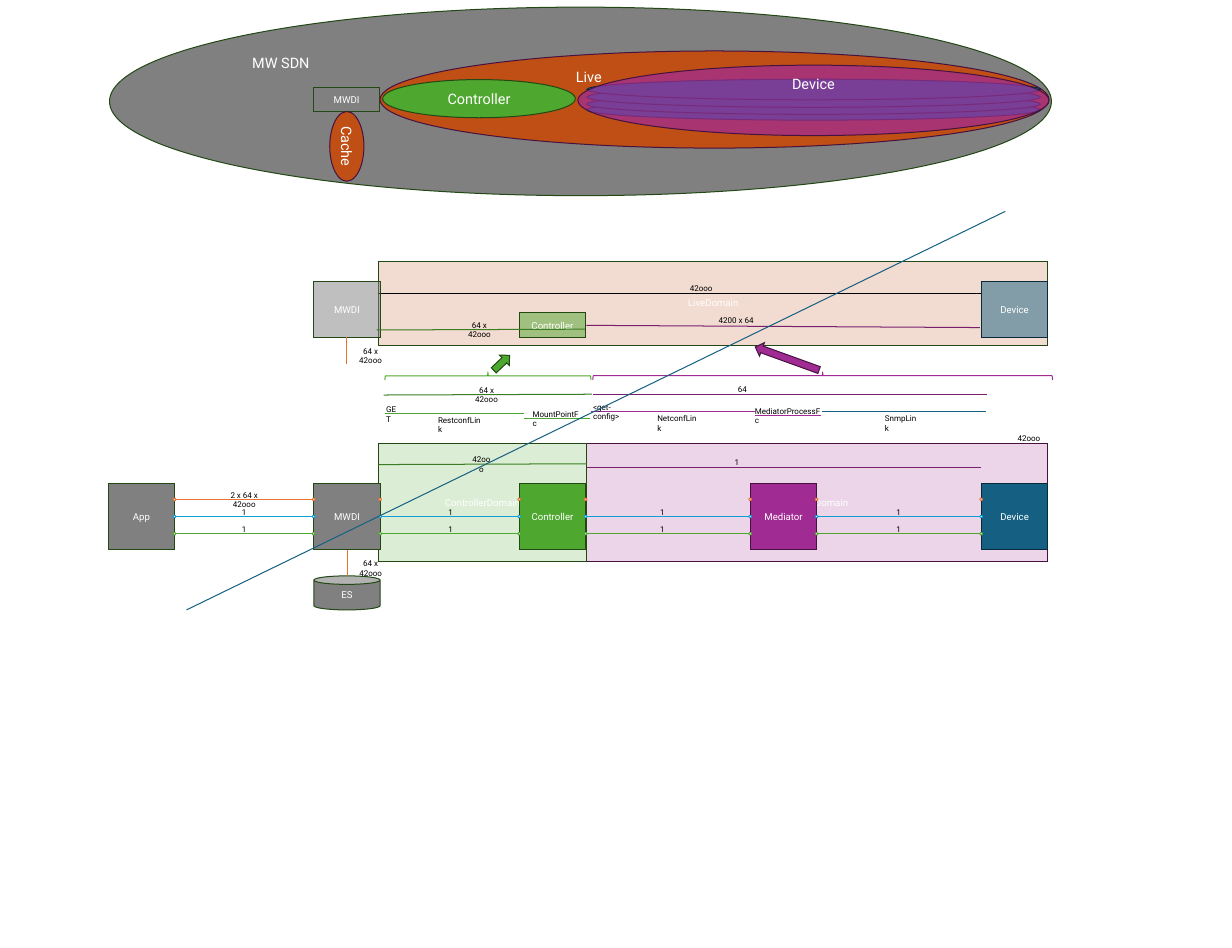
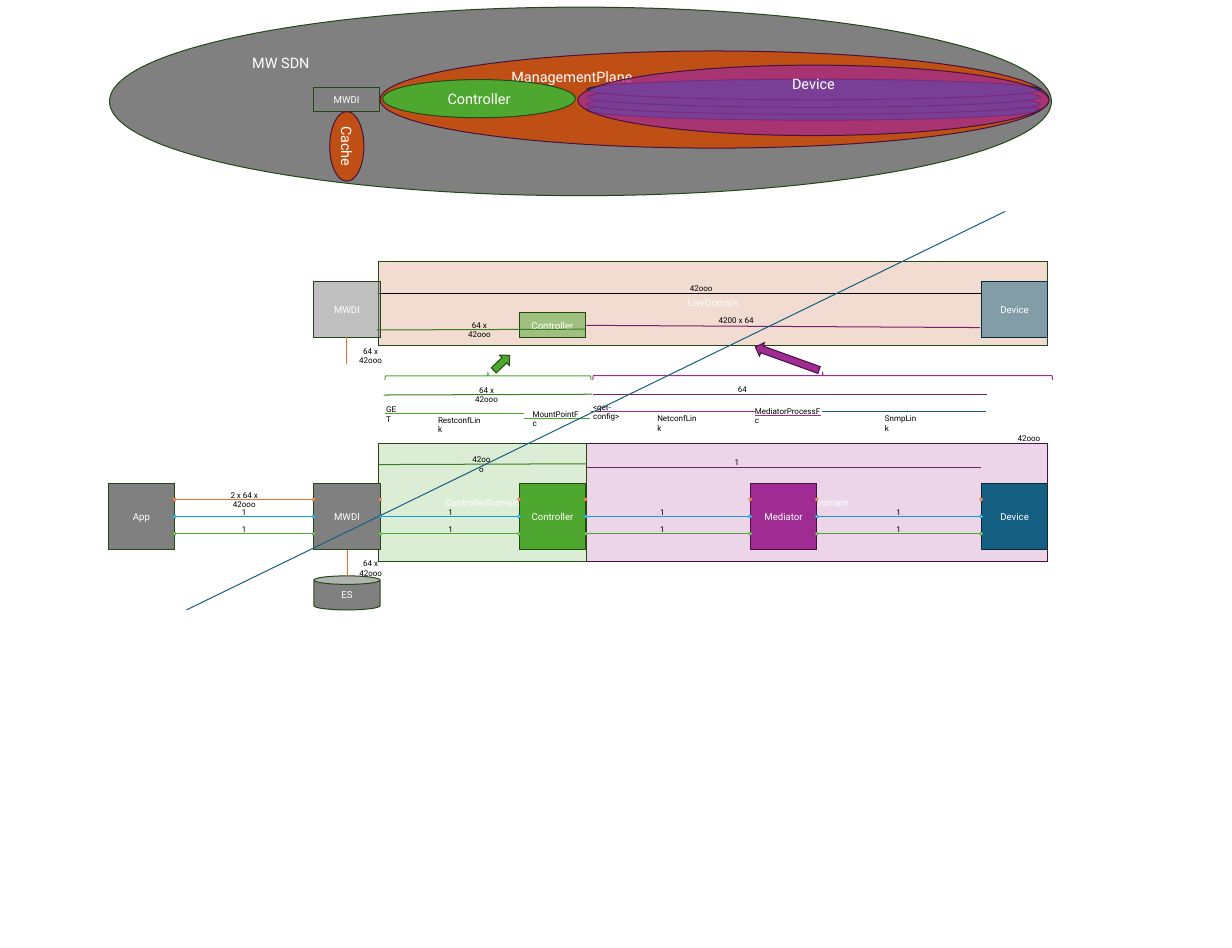
Before and after one commit to openBackhaul/MediatorManager, a slide deck: slide 4 of concepts/diagrams/InteractionOfModules.pptx. Drawn at 1232x948 pixels with LibreOffice and Linux fonts; fonts in the diff are those of the drawing. Boxes give left, top, right and bottom in pixels: in the first picture for what was removed or moved away, otherwise in the second. Text is boxed around its words. In the diff, an @@ line names an element or a change of style, - is before the commit and + after.

```diff
--- a/concepts/diagrams/InteractionOfModules.pptx
+++ b/concepts/diagrams/InteractionOfModules.pptx
@@ text in ellipse at (511, 71, 632, 86): text changed @@
-Live
+ManagementPlane
```
Also in this commit, not shown: 6 other slides changed, 5 slides added, 53 other files.
